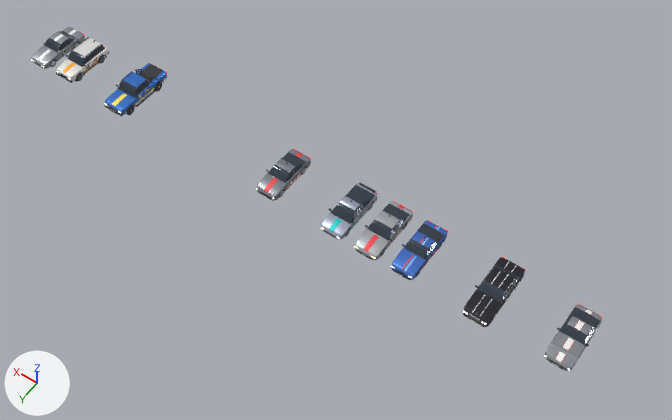
The Blender file assets/cars/_source/cars.blend, before and after one commit.
Rendered twice from a 50 mm lens placed at (-2.4, 34.5, 54.0), pointed at (22.3, -0.2, -0.4). Every picture has the same lights, and +X, +Y and +Z are marked at lower left. The older version comes first.

The first picture shows 'body.002', 'body.004', 'body.006', 'body.007', 'body.008', 'body.010', 'body.015', 'body.017', 'body.018' and 11 more.
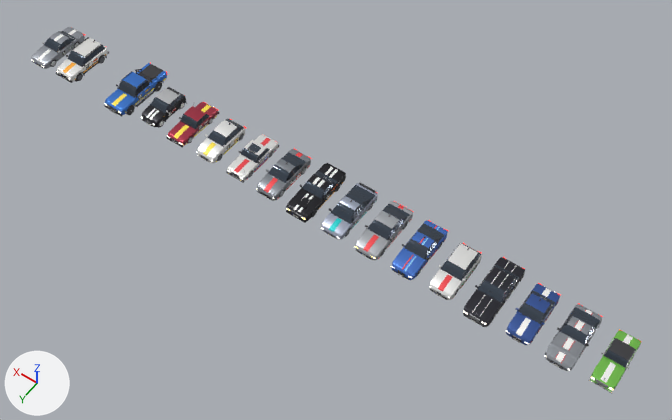
ob_car_braxton is not drawn itself; it is the parent of ob_body_009, ob_wheel_fl_009, ob_wheel_fr_009, ob_wheel_rl_009, ob_wheel_rr_009, ob_livery.
ob_car_atmaca is not drawn itself; it is the parent of ob_body_011, ob_wheel_fl_011, ob_wheel_fr_011, ob_wheel_rl_011, ob_wheel_rr_011, ob_livery_001.
ob_car_kerkenez is not drawn itself; it is the parent of ob_body_013, ob_wheel_fl_013, ob_wheel_fr_013, ob_wheel_rl_013, ob_wheel_rr_013, ob_livery_003.
ob_car_piccolo is not drawn itself; it is the parent of ob_body_014, ob_wheel_fl_014, ob_wheel_fr_014, ob_wheel_rl_014, ob_wheel_rr_014, ob_livery_004.

What differs and where, as boxes (x1, y1, x2, y2) in the pictures (672 x 420 px):
'body.003', shown (blue): after (506, 283, 561, 345)
'body.009', shown: after (286, 163, 346, 223)
'body.005', shown: after (429, 243, 482, 300)
'body.001', shown: after (589, 329, 642, 393)
'body.011', shown: after (226, 134, 279, 183)
'body.012', shown: after (196, 118, 246, 163)
'body.013', shown (red): after (166, 102, 219, 148)
'body.014', shown: after (141, 87, 187, 128)
'livery.002', shown: after (601, 335, 634, 388)
'livery.005', shown: after (506, 288, 558, 343)
'livery', shown: after (294, 167, 338, 212)
'livery.003', shown: after (174, 105, 217, 144)
'livery.001', shown: after (234, 138, 277, 179)
'livery.006', shown: after (438, 247, 474, 299)
'livery.007', shown: after (203, 131, 238, 162)
'livery.004', shown: after (146, 101, 176, 120)
'wheel_FL.009', shown: after (311, 209, 317, 218)
'wheel_FL.014', shown: after (159, 120, 164, 127)
'wheel_RL.009', shown: after (335, 184, 340, 192)
'wheel_FL.012', shown: after (217, 154, 222, 161)
'wheel_FL.013', shown: after (188, 136, 193, 143)
'wheel_RL.014', shown: after (180, 102, 185, 109)
'wheel_FL.011', shown: after (248, 171, 253, 178)
'wheel_RL.013', shown: after (208, 118, 213, 124)

Diff of the bpy script that builds the scene:
```diff
--- a/assets/cars/_source/cars.blend.py
+++ b/assets/cars/_source/cars.blend.py
@@ ob_body_001 @@
 ob_body_001.location = (0.0, 0.0, 0.0)
-ob_body_001.hide_viewport = True
@@ ob_livery_002 @@
 ob_livery_002.location = (0.0, 0.0, 0.0)
-ob_livery_002.hide_viewport = True
@@ ob_body_003 @@
 ob_body_003.location = (0.0, 0.0, 0.0)
-ob_body_003.hide_viewport = True
@@ ob_livery_005 @@
 ob_livery_005.location = (0.0, 0.0, 0.0)
-ob_livery_005.hide_viewport = True
@@ ob_wheel_fl_003 @@
 ob_wheel_fl_003.location = (-0.755, 1.32, 0.32)
-ob_wheel_fl_003.hide_viewport = True
@@ ob_wheel_rl_003 @@
 ob_wheel_rl_003.location = (-0.755, -1.32, 0.32)
-ob_wheel_rl_003.hide_viewport = True
@@ ob_body_005 @@
 ob_body_005.location = (0.0, 0.0, 0.0)
-ob_body_005.hide_viewport = True
@@ ob_livery_006 @@
 ob_livery_006.location = (0.0, 0.0, 0.0)
-ob_livery_006.hide_viewport = True
@@ ob_wheel_rl_005 @@
 ob_wheel_rl_005.location = (-0.75, -1.315, 0.32)
-ob_wheel_rl_005.hide_viewport = True
@@ ob_body_009 @@
 ob_body_009.location = (0.0, 0.0, 0.0)
-ob_body_009.hide_viewport = True
@@ ob_wheel_fl_009 @@
 ob_wheel_fl_009.location = (-0.795, 1.475, 0.36)
-ob_wheel_fl_009.hide_viewport = True
@@ ob_wheel_rl_009 @@
 ob_wheel_rl_009.location = (-0.795, -1.475, 0.36)
-ob_wheel_rl_009.hide_viewport = True
@@ ob_car_braxton @@
 ob_car_braxton = bpy.data.objects.new('car_braxton', None)
-ob_car_braxton.location = (0.0, 0.0, 0.0)
+ob_car_braxton.location = (24.0, 0.0, 0.0)
 ob_car_braxton.hide_viewport = True
@@ ob_livery @@
 ob_livery.location = (0.0, 0.0, 0.0)
-ob_livery.hide_viewport = True
@@ ob_body_011 @@
 ob_body_011.location = (0.0, 0.0, 0.0)
-ob_body_011.hide_viewport = True
@@ ob_wheel_fl_011 @@
 ob_wheel_fl_011.location = (-0.685, 1.245, 0.3)
-ob_wheel_fl_011.hide_viewport = True
@@ ob_wheel_rl_011 @@
 ob_wheel_rl_011.location = (-0.685, -1.245, 0.3)
-ob_wheel_rl_011.hide_viewport = True
@@ ob_car_atmaca @@
 ob_car_atmaca = bpy.data.objects.new('car_atmaca', None)
-ob_car_atmaca.location = (0.0, 0.0, 0.0)
+ob_car_atmaca.location = (30.0, 0.0, 0.0)
 ob_car_atmaca.hide_viewport = True
@@ ob_livery_001 @@
 ob_livery_001.location = (0.0, 0.0, 0.0)
-ob_livery_001.hide_viewport = True
@@ ob_body_012 @@
 ob_body_012.location = (0.0, 0.0, 0.0)
-ob_body_012.hide_viewport = True
@@ ob_livery_007 @@
 ob_livery_007.location = (0.0, 0.0, 0.0)
-ob_livery_007.hide_viewport = True
@@ ob_wheel_fl_012 @@
 ob_wheel_fl_012.location = (-0.73, 1.295, 0.31)
-ob_wheel_fl_012.hide_viewport = True
@@ ob_wheel_rl_012 @@
 ob_wheel_rl_012.location = (-0.73, -1.295, 0.31)
-ob_wheel_rl_012.hide_viewport = True
@@ ob_body_013 @@
 ob_body_013.location = (0.0, 0.0, 0.0)
-ob_body_013.hide_viewport = True
@@ ob_wheel_fl_013 @@
 ob_wheel_fl_013.location = (-0.7, 1.245, 0.3)
-ob_wheel_fl_013.hide_viewport = True
@@ ob_wheel_rl_013 @@
 ob_wheel_rl_013.location = (-0.7, -1.245, 0.3)
-ob_wheel_rl_013.hide_viewport = True
@@ ob_car_kerkenez @@
 ob_car_kerkenez = bpy.data.objects.new('car_kerkenez', None)
-ob_car_kerkenez.location = (0.0, 0.0, 0.0)
+ob_car_kerkenez.location = (36.0, 0.0, 0.0)
 ob_car_kerkenez.hide_viewport = True
@@ ob_livery_003 @@
 ob_livery_003.location = (0.0, 0.0, 0.0)
-ob_livery_003.hide_viewport = True
@@ ob_body_014 @@
 ob_body_014.location = (0.0, 0.0, 0.0)
-ob_body_014.hide_viewport = True
@@ ob_wheel_fl_014 @@
 ob_wheel_fl_014.location = (-0.71, 1.235, 0.3)
-ob_wheel_fl_014.hide_viewport = True
@@ ob_wheel_rl_014 @@
 ob_wheel_rl_014.location = (-0.71, -1.235, 0.3)
-ob_wheel_rl_014.hide_viewport = True
@@ ob_car_piccolo @@
 ob_car_piccolo = bpy.data.objects.new('car_piccolo', None)
-ob_car_piccolo.location = (0.0, 0.0, 0.0)
+ob_car_piccolo.location = (39.0, 0.0, 0.0)
 ob_car_piccolo.hide_viewport = True
@@ ob_livery_004 @@
 ob_livery_004.location = (0.0, 0.0, 0.0)
-ob_livery_004.hide_viewport = True
```
